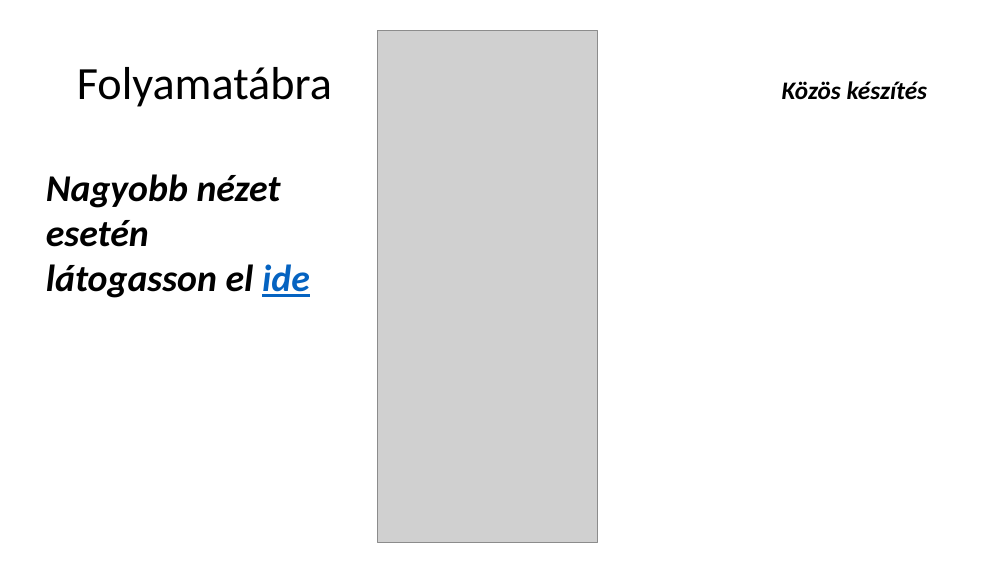
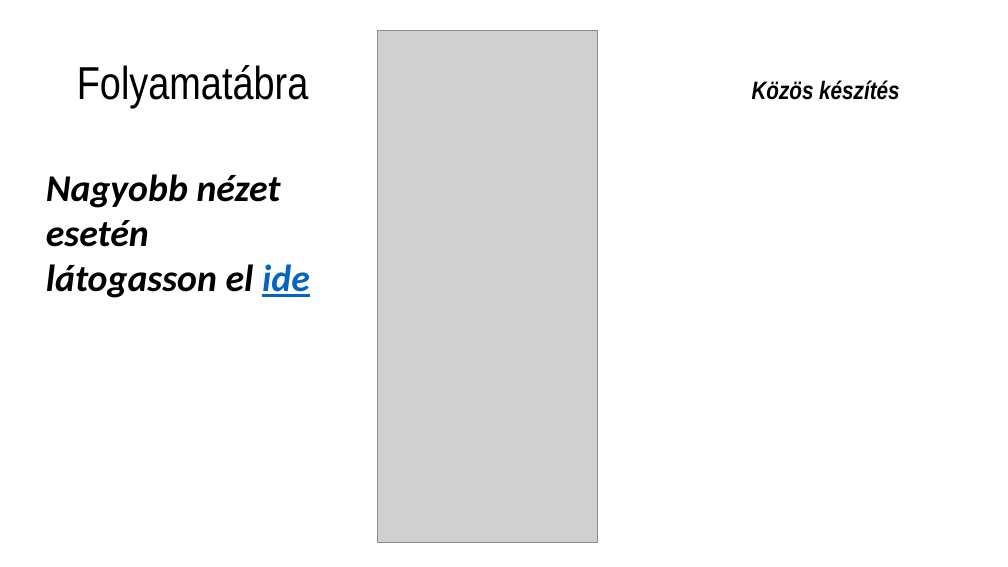
Before and after one commit to Hbence10/algoritmus-projekt, a slide deck: slide 6 of munkamenet.pptx. Drawn at 1008x567 pixels with LibreOffice and Linux fonts; fonts in the diff are those of the drawing; grey boxes stand for pictures. Boxes give left, top, right and bottom in pixels: in the first picture for what was removed or moved away, otherwise in the second. Text is boxed around its words. In the diff, an @@ line names an element or a change of style, - is before the commit and + after.

```diff
--- a/munkamenet.pptx
+++ b/munkamenet.pptx
@@ title "Folyamatábra Közös készítés" at (x1=77, y1=65, x2=899, y2=108): font Calibri to Arial Narrow @@
```
Also in this commit, not shown: 4 other slides changed.
